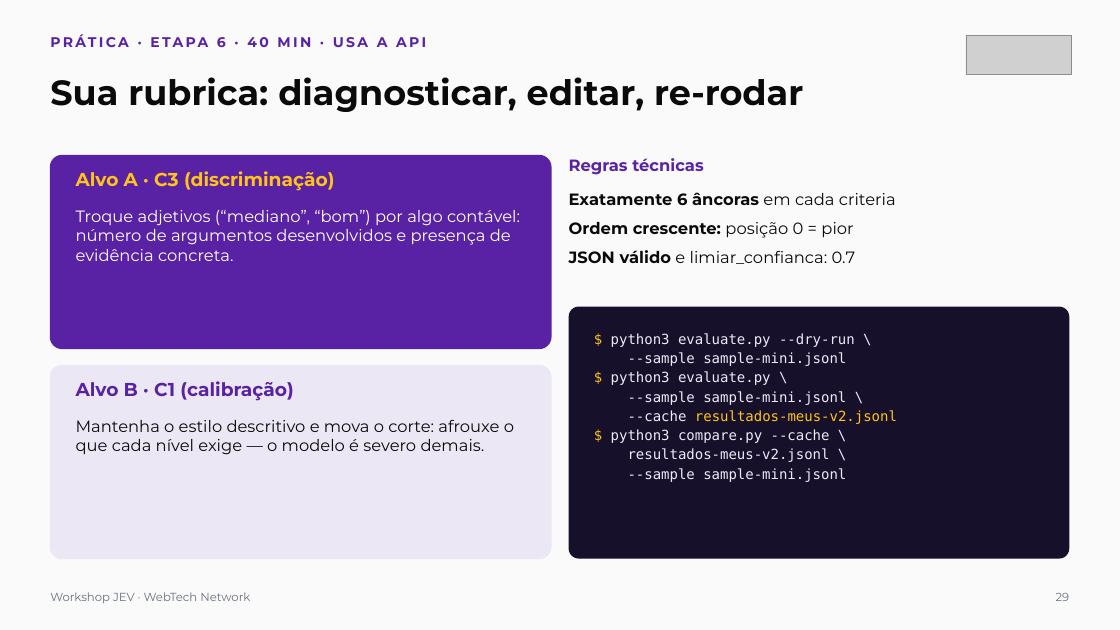
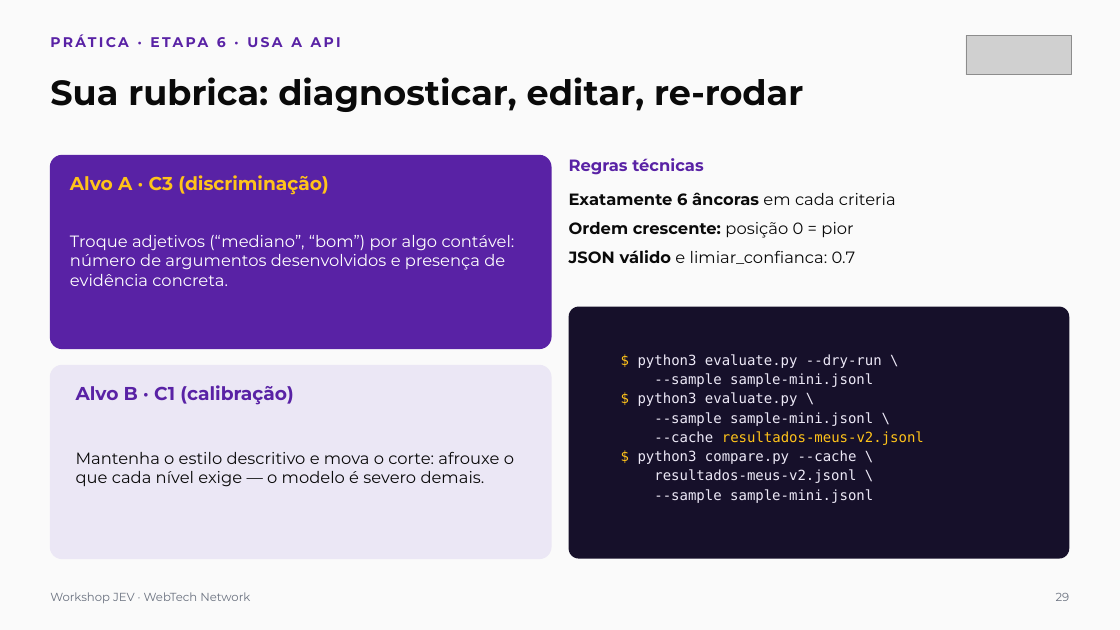
Before and after one commit to webtech-network/workshop-jev, a slide deck: slide 29 of docs/workshop-jev-apresentacao.pptx. Drawn at 1120x630 pixels with LibreOffice and Linux fonts; fonts in the diff are those of the drawing; grey boxes stand for pictures. Boxes give left, top, right and bottom in pixels: in the first picture for what was removed or moved away, otherwise in the second. Text is boxed around its words. In the diff, an @@ line names an element or a change of style, - is before the commit and + after.

```diff
--- a/docs/workshop-jev-apresentacao.pptx
+++ b/docs/workshop-jev-apresentacao.pptx
@@ text at (217,37,283,47): text changed @@
-PRÁTICA · ETAPA 6 · 40 MIN · USA A API
+PRÁTICA · ETAPA 6 · USA A API
@@ text "Alvo A · C3 (discriminação)": place and size @@
-text "Alvo A · C3 (discriminação)" at (76,171,334,191)
+text "Alvo A · C3 (discriminação)" at (70,175,328,195)
@@ text "Troque adjetivos (“mediano”, “bom”) por ...": place and size @@
-text "Troque adjetivos (“mediano”, “bom”) por ..." at (76,210,520,261)
+text "Troque adjetivos (“mediano”, “bom”) por ..." at (70,235,515,286)
@@ text "$ python3 evaluate.py --dry-run \": place and size @@
-text "$ python3 evaluate.py --dry-run \" at (611,333,897,482)
+text "$ python3 evaluate.py --dry-run \" at (638,354,924,503)
@@ text "Alvo B · C1 (calibração)": place and size @@
-text "Alvo B · C1 (calibração)" at (76,381,293,401)
+text "Alvo B · C1 (calibração)" at (76,385,293,405)
@@ text "Mantenha o estilo descritivo e ...": place and size @@
-text "Mantenha o estilo descritivo e ..." at (76,420,514,455)
+text "Mantenha o estilo descritivo e ..." at (76,452,514,487)
```
Also in this commit, not shown: 22 other slides changed.
